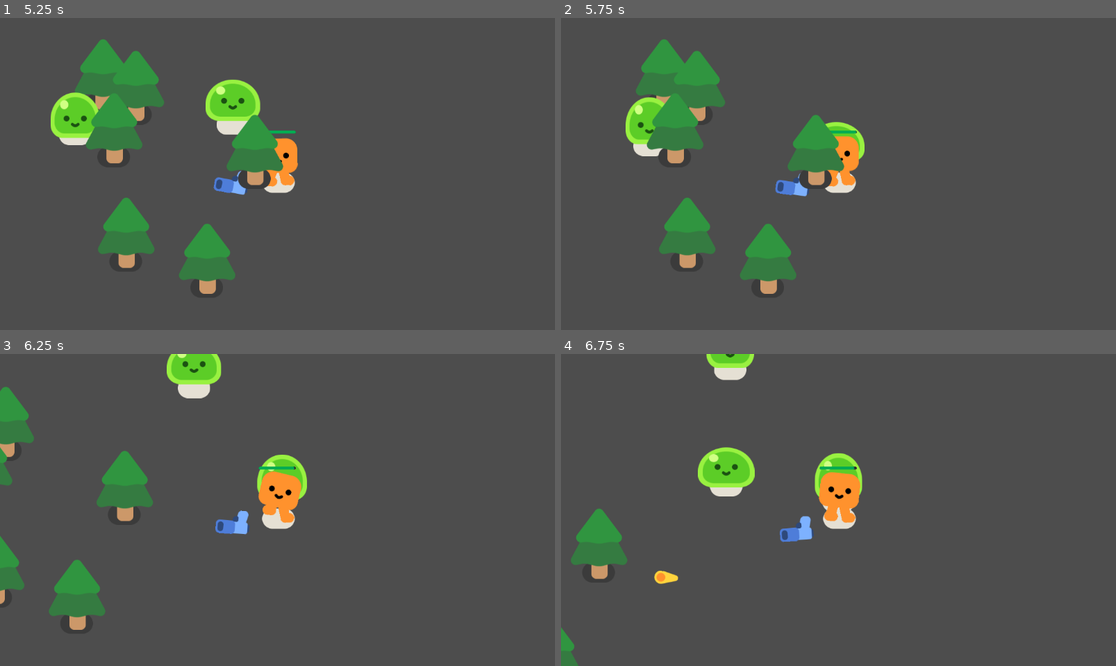
Above: before the commit, frames 1-4 (two rows, left to right).
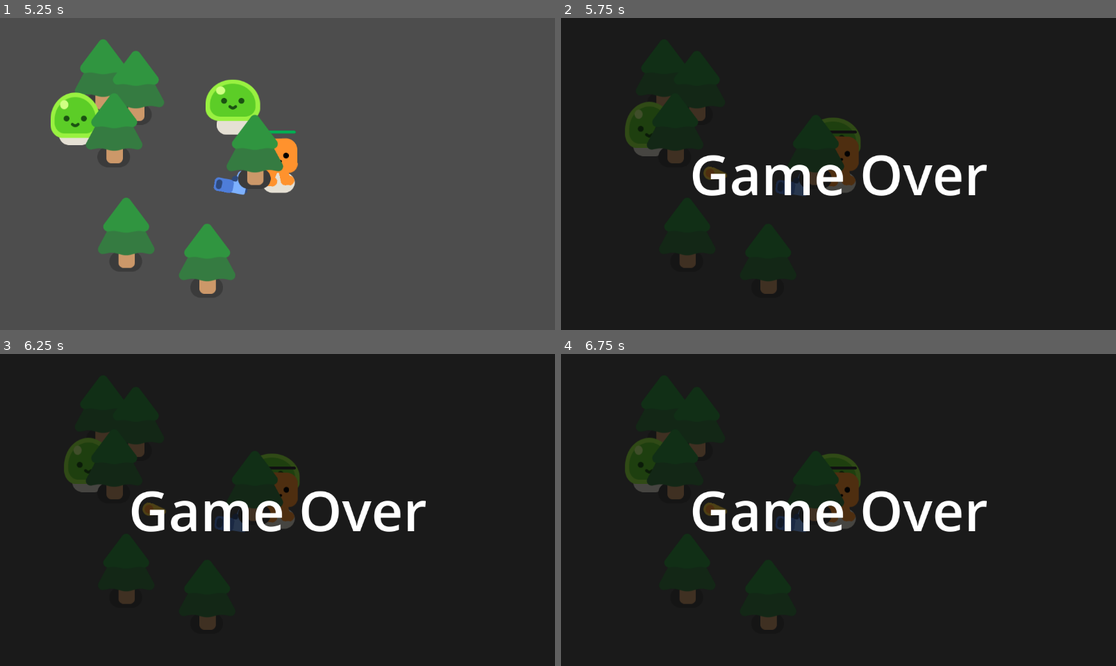
Above: after the commit, the same moments.

Repository: Rayz4010/the--attack-of-slimes
Game: Godot game, scene res://scenes/the_attack_of_slimes.tscn
The game is run twice, just before and just after one commit, with the same random seed, the same clock (stepped at 60 frames per second) and the same inputs.
Inputs:
- Up to frame 1 (5.25 s): tap Enter at 0.5 s; hold D (move_right) 0.53-1.28 s; hold S (move_down) 1.28-2.03 s; hold D (move_right) 2.03-2.78 s; hold W (move_up) 2.78-3.53 s; hold A (move_left) 3.53-5.03 s; hold S (move_down) from 5.03 s (still down)
- Up to frame 2 (5.75 s): keep holding S (move_down)
- Up to frame 3 (6.25 s): release S (move_down) at 5.78 s; hold D (move_right) from 5.78 s (still down)
- Up to frame 4 (6.75 s): release D (move_right) at 6.53 s; hold W (move_up) from 6.53 s (still down)

Frame 1 is identical in both runs. In frame 2, 100% of the frame differs, in the area x 0-100%, y 0-100%; in frame 3, 100%; in frame 4, 100%.

Commit message:
completed

Diff:
--- a/scenes/the_attack_of_slimes.tscn
+++ b/scenes/the_attack_of_slimes.tscn
@@ -63,4 +63,33 @@
 [node name="Timer" type="Timer" parent="."]
 autostart = true
 
+[node name="GameOver" type="CanvasLayer" parent="."]
+unique_name_in_owner = true
+visible = false
+
+[node name="ColorRect" type="ColorRect" parent="GameOver"]
+anchors_preset = 15
+anchor_right = 1.0
+anchor_bottom = 1.0
+grow_horizontal = 2
+grow_vertical = 2
+color = Color(0.0196078, 0.0196078, 0.0196078, 0.709804)
+
+[node name="Label" type="Label" parent="GameOver/ColorRect"]
+layout_mode = 1
+anchors_preset = 8
+anchor_left = 0.5
+anchor_top = 0.5
+anchor_right = 0.5
+anchor_bottom = 0.5
+offset_left = -43.5
+offset_top = -11.5
+offset_right = 43.5
+offset_bottom = 11.5
+grow_horizontal = 2
+grow_vertical = 2
+theme_override_font_sizes/font_size = 114
+text = "Game Over"
+
+[connection signal="health_depleted" from="Player" to="." method="_on_player_health_depleted"]
 [connection signal="timeout" from="Timer" to="." method="_on_timer_timeout"]
--- a/scripts/player.gd
+++ b/scripts/player.gd
@@ -17,7 +17,7 @@
 	else:
 		%HappyBoo.play_idle_animation()
 
-	const DAMAGE_RATE=5.0
+	const DAMAGE_RATE=500.0
 
 	var overlapping_mobs = %HurtBox.get_overlapping_bodies()
 	if overlapping_mobs.size()>0:
--- a/scripts/the_attack_of_slimes.gd
+++ b/scripts/the_attack_of_slimes.gd
@@ -9,3 +9,8 @@
 
 func _on_timer_timeout() -> void:
 	spawn_enemy()
+
+
+func _on_player_health_depleted() -> void:
+	%GameOver.visible=true
+	get_tree().paused=true
